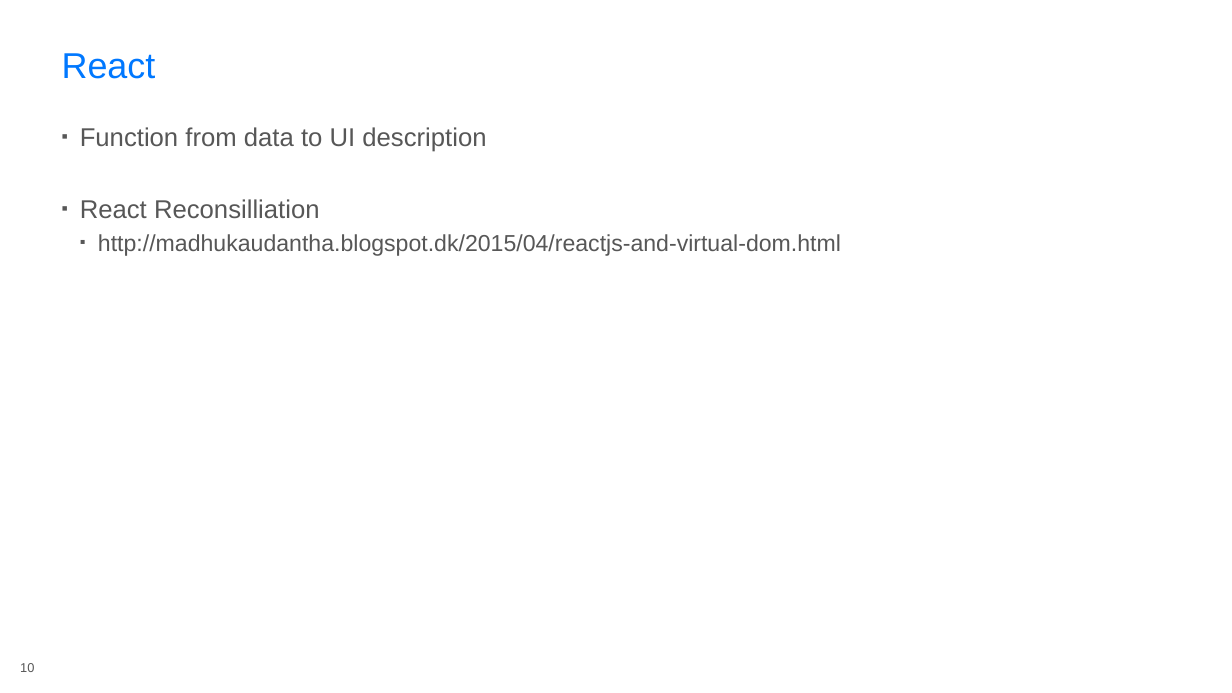
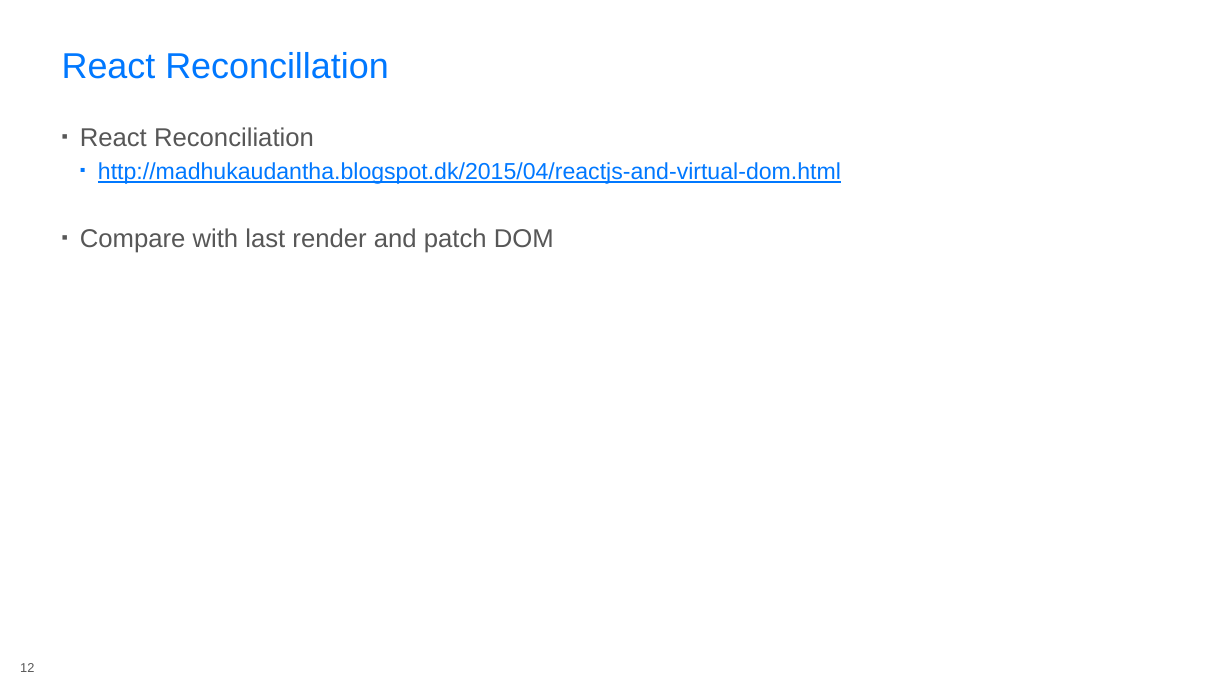
Before and after one commit to rasmuskl/react-webpack-typescript, a slide deck: slide 12 of _notes/Presentation.pptx (slide 10 before the commit). Drawn at 1232x693 pixels with LibreOffice and Linux fonts; fonts in the diff are those of the drawing; background and template pictures are left out. Boxes give left, top, right and bottom in pixels: in the first picture for what was removed or moved away, otherwise in the second. Text is boxed around its words. In the diff, an @@ line names an element or a change of style, - is before the commit and + after.

```diff
--- a/_notes/Presentation.pptx
+++ b/_notes/Presentation.pptx
@@ title at (x1=62, y1=52, x2=389, y2=79): text changed @@
-React
+React Reconcillation
@@ text at (x1=80, y1=127, x2=314, y2=146): text changed @@
-▪ Function from data to UI description
-▪ React Reconsilliation
+▪ React Reconciliation
@@ text at (x1=98, y1=162, x2=841, y2=184): text colour #575757 to #0078FF, underline on in "http://madhukaudantha.blogspot.dk/2015/04/reactjs-and-virtua ..." @@
@@ text at (x1=80, y1=228, x2=554, y2=253): paragraph added @@
+▪ Compare with last render and patch DOM
@@ page number at (x1=20, y1=663, x2=34, y2=672): text changed @@
-10
+12
```
Also in this commit, not shown: 5 other slides changed, 4 slides added, 5 slides removed, 10 other files.
